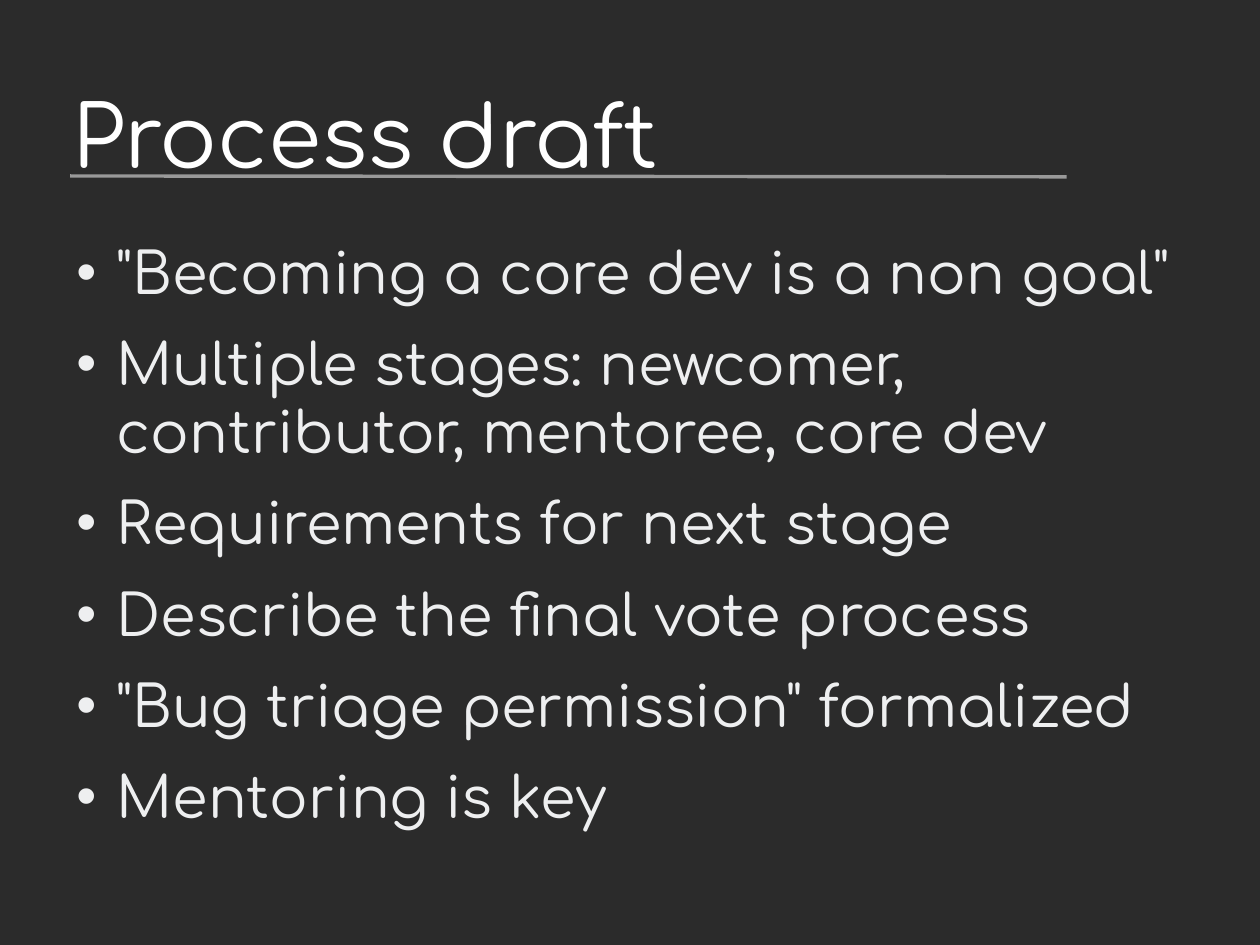
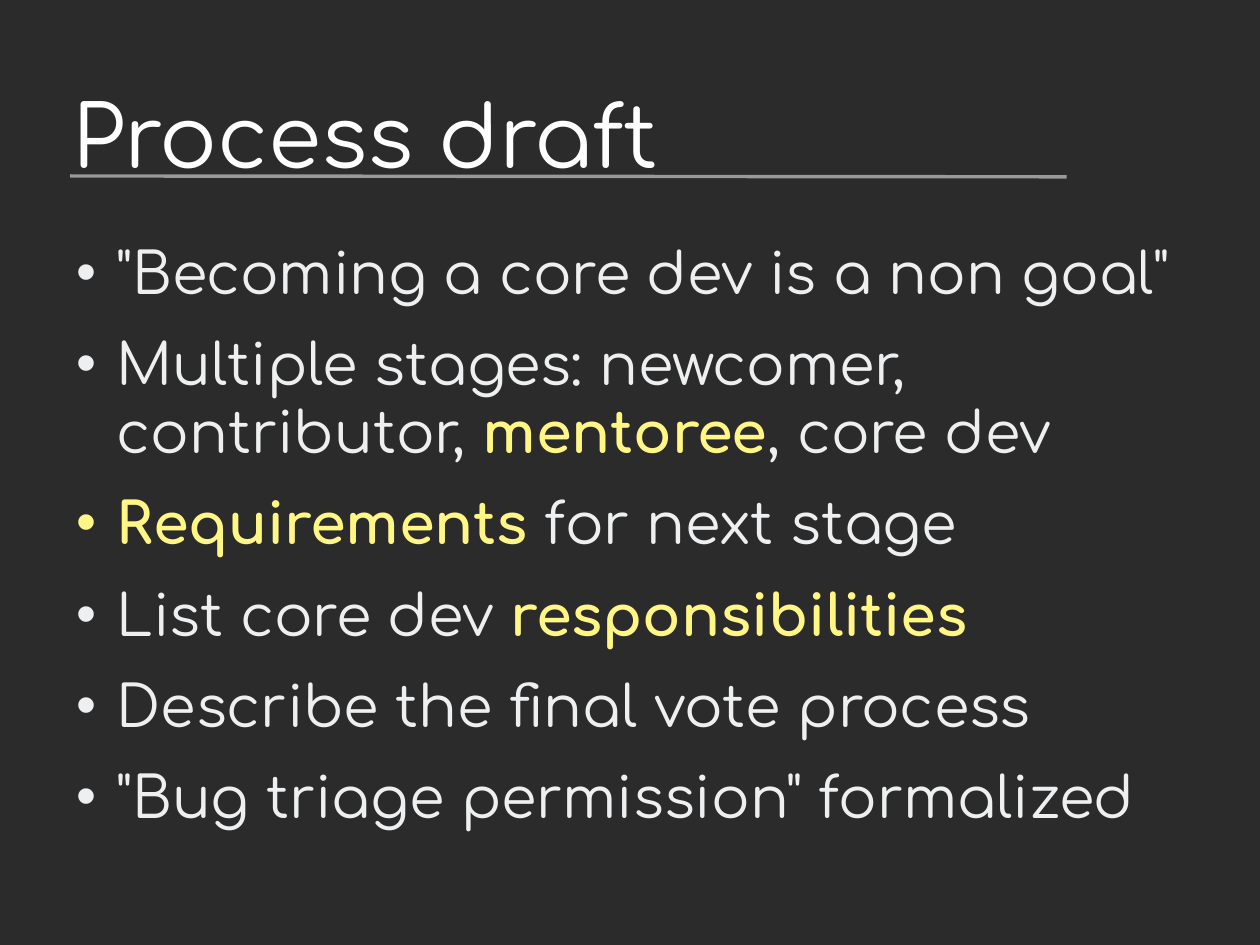
Before and after one commit to vstinner/talks, a slide deck: slide 5 of 2018-PyconUS/contributors.odp (slide 4 before the commit). Drawn at 1260x945 pixels with LibreOffice and Linux fonts; fonts in the diff are those of the drawing; background and template pictures are left out; a plain dark background stands for a picture behind light text. Boxes give left, top, right and bottom in pixels: in the first picture for what was removed or moved away, otherwise in the second. Text is boxed around its words. In the diff, an @@ line names an element or a change of style, - is before the commit and + after.

Commit message:
contrib

```diff
--- a/2018-PyconUS/contributors.odp
+++ b/2018-PyconUS/contributors.odp
@@ text at (117, 340, 1051, 558): text colour #EEEFF0 to #FFF685, bold on in "mentoree,", "Requirements" @@
@@ text at (117, 591, 967, 650): paragraph added @@
+• List core dev responsibilities
@@ text at (117, 773, 606, 832): paragraph removed @@
-• Mentoring is key
```
Also in this commit, not shown: 4 other slides changed, 2 slides added, 3 other files.
